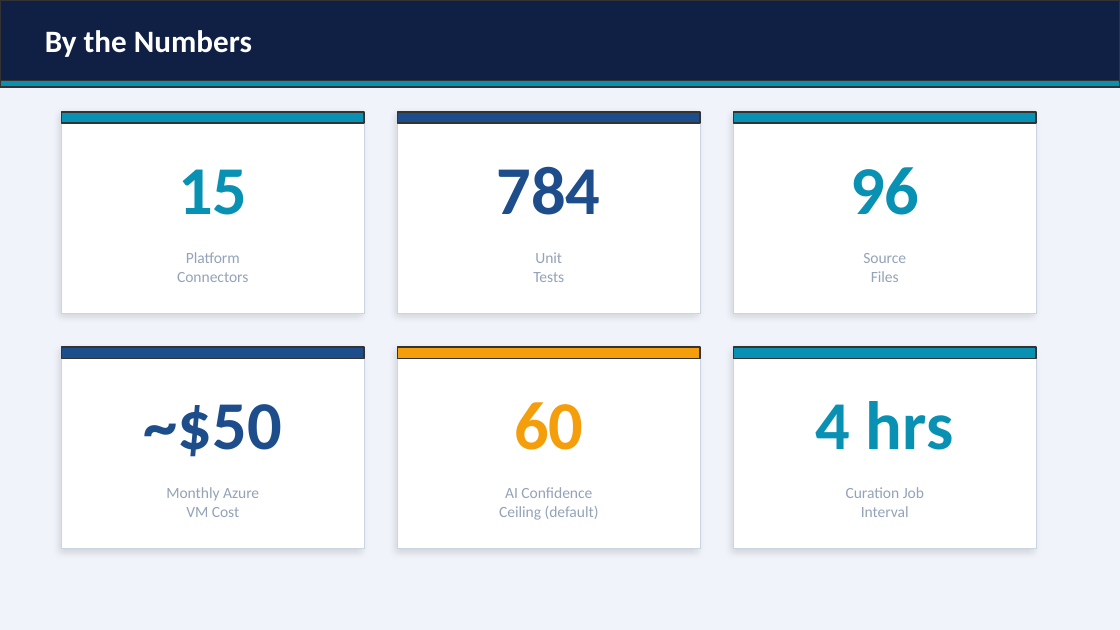
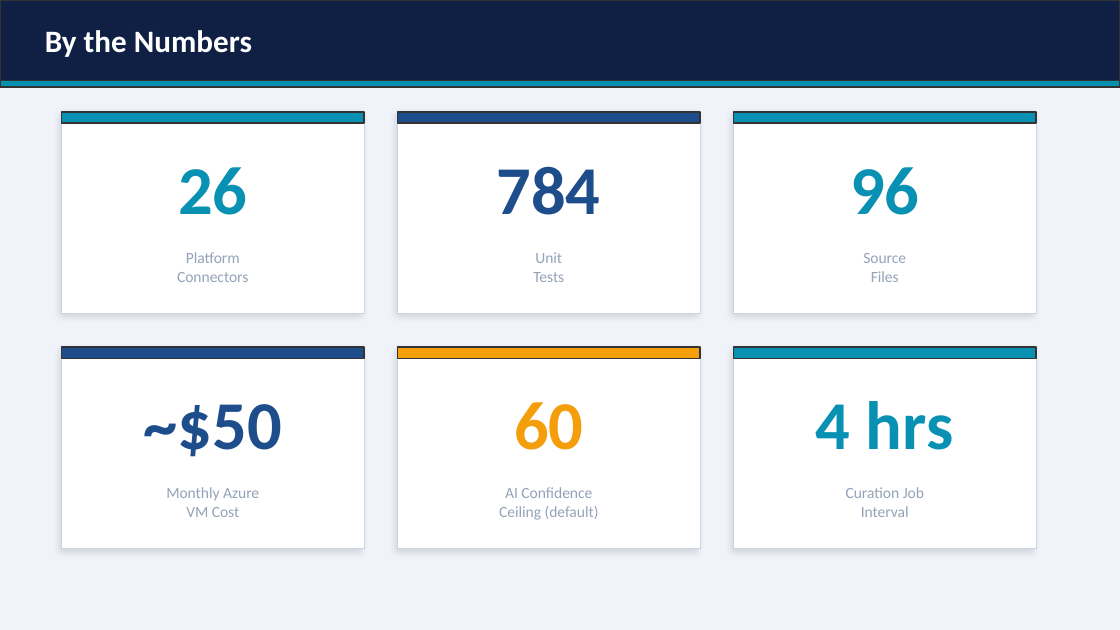
Before and after one commit to wrhalpin/GNAT, a slide deck: slide 16 of GNAT-Presentation.pptx (slide 15 before the commit). Drawn at 1120x630 pixels with LibreOffice and Linux fonts; fonts in the diff are those of the drawing. Boxes give left, top, right and bottom in pixels: in the first picture for what was removed or moved away, otherwise in the second. Text is boxed around its words. In the diff, an @@ line names an element or a change of style, - is before the commit and + after.

```diff
--- a/GNAT-Presentation.pptx
+++ b/GNAT-Presentation.pptx
@@ text at (178, 167, 247, 215): text changed @@
-15
+26
```
Also in this commit, not shown: 9 other slides changed, 1 slide added.
